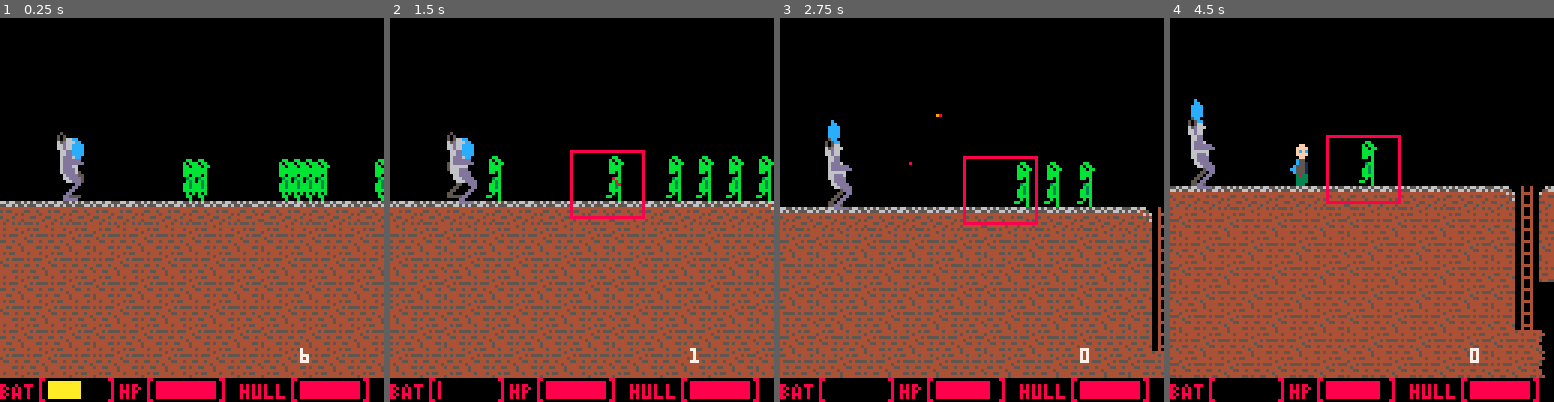
Above: before the commit, frames 1-4 (left to right).
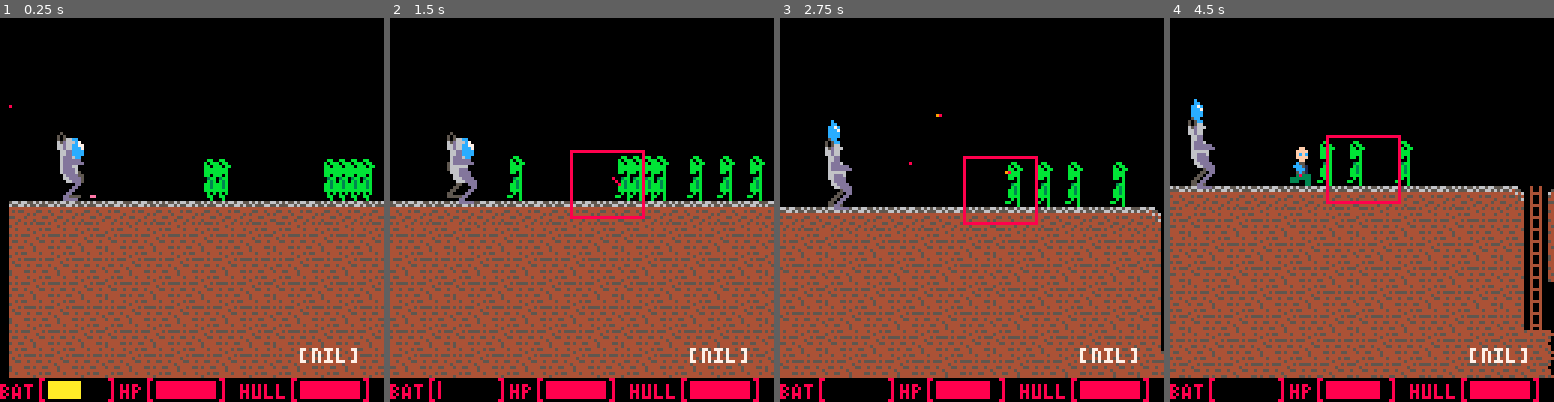
Above: after the commit, the same moments.

Repository: M2tias/LD39
Game: PICO-8 cartridge carts/mech.p8
The game is run twice, just before and just after one commit, with the same random seed, the same clock (stepped at 60 frames per second) and the same inputs.
Inputs:
- Up to frame 1 (0.25 s): no input
- Up to frame 2 (1.5 s): tap X (X key) at 0.33, 1.07 s; tap O (Z key) at 0.7 s
- Up to frame 3 (2.75 s): hold Right 1.6-2.1 s; tap O (Z key) at 1.7, 2.1, 2.5 s; tap X (X key) at 1.85 s; hold Up 2.15-2.42 s; hold Right from 2.47 s (still down)
- Up to frame 4 (4.5 s): tap O (Z key) every 0.4 s from 2.9 to 4.1 s; tap X (X key) at 2.97, 4.08 s; release Right at 3.03 s; hold Left 3.08-3.58 s; hold Down 3.63-3.97 s; hold Right from 4.02 s (still down)

The runs differ from the first frame. In frame 1, 18% of the frame differs, in the area x 0-100%, y 22-94%; in frame 2, 18%, in the area x 0-100%, y 32-94%; in frame 3, 16%; in frame 4, 18%.

Commit message:
OG enemy moving triggers, enemy health

Diff:
--- a/carts/mech.p8
+++ b/carts/mech.p8
@@ -10,6 +10,7 @@
 	+ good spacing
 	+ battery should last if good strat is used
 - overground enemies don't stay grouped up when coming to the screen
+- overground enemies need health and mech should deal more damage than char
 
 - p a r t i c l e s
 
@@ -21,7 +22,7 @@
 - jumping into the mech
 - picking up batteries
 - animate char's walking
-- animate shooting, mech --BUGGED to hell
+- animate shooting, mech --bugged to hell
 - animate walking, mech
 
 ]]--
@@ -36,7 +37,7 @@
 char.flipx = false
 char.jump = false
 char.hp = 10
-char.inv_time = 2
+char.inv_time = 1.3
 char.inv_timer = 0
 char.invulnerable = false
 char.shootframes = 0
@@ -49,7 +50,7 @@
 mech = {}
 mech.x = 0
 mech.y = 0
-mech.sprx = 20
+mech.sprx = 12 --60*8
 mech.spry = 11
 mech.battery = 6
 mech.hull = 10
@@ -75,9 +76,10 @@
 	}
 }
 
-bullets = {} -- {x, y, dir}
-rockets = {} -- {x, y, dx, dy, step, explode}
-enemies = {} -- {x, y, frame, maxframes, height, dir, animated, sprite, underground}
+bullets = {} -- {x, y, dir, damage}
+rockets = {} -- {x, y, dx, dy, step, explode, damage}
+enemies = {} -- {x, y, frame, maxframes, height, dir, animated, sprite, underground, health}
+og_moving = false -- true means overground enemies can move
 batteries = {} -- {x, y}
 
 
@@ -107,7 +109,8 @@
 					dir = false,
 					animated = true,
 					sprite = 74,
-					underground = false
+					underground = false,
+					health = 2
 				})
 				add(enemies, {
 					x = x*8+4,
@@ -118,7 +121,8 @@
 					dir = false,
 					animated = true,
 					sprite = 74,
-					underground = false
+					underground = false,
+					health = 2
 				})
 				mset(x, y, 0)
 			end
@@ -136,7 +140,8 @@
 					dir = false,
 					animated = true,
 					sprite = 106,
-					underground = true
+					underground = true,
+					health = 1
 				})
 				mset(x, y, 0)
 			end
@@ -169,13 +174,17 @@
 		char_update(current_t)
 		other_update()
 		bullet_update()
-		debug_text = mech.battery
+		--debug_text = mech.battery
 	end
 end
 
 function mech_update(current_t)
 	if(mech.battery > 0 and char.inside) then
-		mech.sprx = mech.sprx + 0.33
+		if(og_moving) then
+			mech.sprx = mech.sprx + 0.33
+		else
+			mech.sprx = mech.sprx + 0.9
+		end
 		if(btnp(4, 0)) then
 			mech_shoot()
 		elseif(btnp(5, 0)) then
@@ -302,7 +311,7 @@
 					end
 				end
 				--todo: detect collisions
-			else
+			elseif(og_moving) then
 				enemy.x = enemy.x - 0.5
 			end
 		end
@@ -330,7 +339,12 @@
 		for bullet in all(bullets) do
 			if(bullet.x+6 > enemy.x+2 and bullet.x+5 < (enemy.x+8)) then
 				if(bullet.y+1 > enemy.y and bullet.y+1 < enemy.y+8*enemy.height) then
-					del(enemies, enemy)
+					if(enemy.health <= bullet.damage) then
+						del(enemies, enemy)
+					else
+						enemy.health = enemy.health - bullet.damage
+					end
+
 					del(bullets, bullet)
 					sfx(2)
 				end
@@ -356,6 +370,16 @@
 			del(rockets, rocket)
 		end
 	end
+
+	--debug_text = og_moving
+	-- set overgound enemy moving flag. always at height = 3
+	if(get_flag(mech.sprx+4, 3*8, 6)) then
+		og_moving = not og_moving
+		mset((mech.sprx+4)/8, 3, 0)
+	elseif(get_flag(char.x+4, 3*8, 6)) then
+		og_moving = not og_moving
+		mset((char.x+4)/8, 3, 0)
+	end
 end
 
 function char_gravity()
@@ -376,6 +400,7 @@
 		char.jump = false
 	else
 		char.speed.y = char.speed.y + 0.5
+		if(char.speed.y > 4) then char.speed.y = 4 end
 	end
 end
 
@@ -452,20 +477,20 @@
 end
 
 function char_shoot()
-	add(bullets, {x = char.x, y = char.y+8, dir = char.flipx})
+	add(bullets, {x = char.x, y = char.y+8, dir = char.flipx, damage = 1})
 	char.shootframes = 3
 	sfx(1)
 end
 
 function mech_shoot()
-	add(bullets, {x = mech.sprx, y = mech.spry+7, dir = false})
+	add(bullets, {x = mech.sprx, y = mech.spry+7, dir = false, damage = 2})
 	sfx(1)
 	mech.battery = mech.battery - 1
 	mech.shooting = true
 end
 
 function mech_rockets()
-	add(rockets, {x = mech.sprx, y = mech.spry+1, dx = mech.sprx + 100, dy = mech.spry-mech.height, step = 1, explode = false})
+	add(rockets, {x = mech.sprx, y = mech.spry+1, dx = mech.sprx + 100, dy = mech.spry-mech.height, step = 1, explode = false, damage = 4})
 	sfx(1)
 	mech.battery = mech.battery - 2
 	mech.shooting = true
@@ -647,7 +672,7 @@
 			spr(96, char.x, char.y+8, 1, 1, char.flipx)
 			char.shootframes = char.shootframes - 1
 		else
-			-- TODO: twitches at the highest point of jump
+			-- todo: twitches at the highest point of jump
 			if(char.speed.x ~= 0 and not char.jump) then
 				char.frame = (char.frame + step) % #frames1
 				spr(64+frames1[char.frame+1], char.x, char.y, 1, 2, char.flipx)
@@ -768,12 +793,12 @@
 00ffff00000ff000000ff000000ff00000ffff006666000000ddd000555500000dddddd065d000000bb0bb000b0bb0000bb0bb0000000000004004000555aa50
 00fcfc0000ffff0000ffff0000ffff0000fcfc006666000000dddd00555500000ddddddd66d000000bbbb0000bb0bb000bbbb0000000000000400400055aa550
 00ffff0000fcfc0000fcfc0000fcfc0000ffff006666000000dddd00055550000000000066d000000bbbb0000bbbb0000bbbb000000000000040040005aa5550
-000ff00000ffff0000ffff0000ffff00000ff00066666000000dddd00055550000000000060000000bb0b0000bbbb0000bb0b00000000000004444000d5aa5d0
+000ff00000ffff0000ffff0000ffff00000ff00066666000000dddd00055550000000000060000000bb0b0000bbbb0000bb0b000000ee000004444000d5aa5d0
 00c55000000ff000000ff000000ff00000c55000666666000000dddd0005550000000000000000000000b0000bb0b0000000b00000000000004004000dd55ad0
 0cc5510000c550000cc5500000c5500000c551006666660000000ddd000055000000cc000c000000003bb000003bb000003bb000000000000000000000000000
-0cc551000ccc51000cc5510000c551000c55510066666600000000dd0005500000000cc00cc0000000b3b00000b3b00000b3b000000000000000000000000000
-0c55510000ccc10000cc510000cc5100cc5551006666660000000dd0005500000000cccccccc00000bb3b0000bb3b0000bb3b000000000000000000000000000
-00333300005c510000c5510000c551000c555100666666000000dd00055000000000cccccccc00000bb3b0000bb3b0000bb3b000000000000000000000000000
+0cc551000ccc51000cc5510000c551000c55510066666600000000dd0005500000000c700cc0000000b3b00000b3b00000b3b000000000000000000000000000
+0c55510000ccc10000cc510000cc5100cc5551006666660000000dd0005500000000cc77cc7c00000bb3b0000bb3b0000bb3b000000000000000000000000000
+00333300005c510000c5510000c551000c555100666666000000dd00055000000000ccc7ccc700000bb3b0000bb3b0000bb3b000000000000000000000000000
 003333300033333000333330003330000033330006666600000dd000550000000000cccccccc00000bbbb0000bbbb0000bbbb000000000000000000000000000
 00330330333333300033333303333000003333000666660000dd0000555550000000cccccccc000000b0b00000b0b00000b0b000000000000000000000000000
 00330330333003300330003303333300003333000066600000ddddd00000000000000cc00cc000000b000b0000bb0000bb00b000000000000000000000000000
@@ -860,37 +885,37 @@
 00000000000000000000000000000000000000000000000000000000000000000000000000000000000000000000000000000000000000000000000000000000
 
 __gff__
-0001010101010108000000000000000000010100000000000000000000000000000101000000000000000000000000000000000000000000000000000000000000000000000000000000100000000204000000000000000000000000000000000000000000000000000020000000000000000000000000000000000000000000
+0001010101010108000000000000000000010100000000000000000000000000000101000000000000000000000000000000000000000000000000000000000000000000000000000000100000400204000000000000000000000000000000000000000000000000000020000000000000000000000000000000000000000000
 0000000000000000000000000000000000000000000000000000000000000000000000000000000000000000000000000000000000000000000000000000000000000000000000000000000000000000000000000000000000000000000000000000000000000000000000000000000000000000000000000000000000000000
 __map__
 0000000000000000000000000000000000000000000000000000000000000000000000000000000000000000000000000000000000000000000000000000000000000000000000000000000000000000000000000000000000000000000000000000000000000000000000000000000000000000000000000000000000000000
 0000000000000000000000000000000000000000000000000000000000000000000000000000000000000000000000000000000000000000000000000000000000000000000000000000000000000000000000000000000000000000000000000000000000000000000000000000000000000000000000000000000000000000
-00000000000000004a0000004a4a00004a4a000000000000000000000000000000000000004a4a4a00004a00004a4a4a0000000000000000000000000000000000000000000000000000000000000000000000000000000000000000000000000000000000000000000000000000000000000000000000000000000000000000
-0000000000000000000000000000000000000000000000000000000000000000000000000000000000000000000000000000000000000000000000000000000000000000000000000000000000000000000000000000000000000000000000000000000000000000000000000000000000000000000000000000000000000000
-0102010201010201020102020102010201114e21021200220201020102010201020112002201020102010201114e210201020102110022014e0102010202020102010201020201020102010201020102010201020102010201020102010201020102010201020102010201020102010201020102010201020102010201020102
-0304030404030403040304040304030403034e03040300030403040304030403040304000403040304030403044e040304040304030003044e0304030304040304030403040403040304030403040304030403040304030403040304030403040304030403040304030403040304030403040304030403040304030403040304
-0403040303040304030403030403040304044e04030400040304030403040304030403000304030400000000034e0300000000000000044e4e0403040403030403040304030304030403040304030403040304030403040304030403040304030403040304030403040304030403040304030403040304030403040304030403
-0304030404030403040304040304030403034e03040300030403040304030403040304000403040000000000044e0400000000000000034e4e0304030304040304030403040403040304030403040304030403040304030403040304030403040304030403040304030403040304030403040304030403040304030403040304
-0403040303040304030403030403040304044e00000000040304030403040304030403000304000000040000034e0300070007000700044e030403040403030403040304030304030403040304030403040304030403040304030403040304030403040304030403040304030403040304030403040304030403040304030403
-0304030404030403040304040304030403034e00000707030403040304030403040304000000000004030000044e0400040403040304034e040304030304040304030403040403040304030403040304030403040304030403040304030403040304030403040304030403040304030403040304030403040304030403040304
-040304030304030403040303040304030404032433030403040304040304030403040300004f000403040000034e0300030304000000004e030403040403030403040304030304030403040304030403040304030403040304030403040304030403040304030403040304030403040304030403040304030403040304030403
-0304030404030403040304040304030403030424000000000000000000030403040304030403040304000000044e040004040000006a006a040304030304040304030403040403040304030403040304030403040304030403040304030403040304030403040304030403040304030403040304030403040304030403040304
-040304030304030403040303040304030404032400000000004f4f4f6a04030403040304030403044f4f0000034e03000300006a04030403030403040403030403040304030304030403040304030403040304030403040304030403040304030403040304030403040304030403040304030403040304030403040304030403
-030403040403040304030404030403040303040304030703040304030403040304030403040304004f030000044e040000006a0403040304040304030304040304030403040403040304030403040304030403040304030403040304030403040304030403040304030403040304030403040304030403040304030403040304
-0403040303040304030403030403040304040304030403040304030403040304030403040304030003040707034e0300006a040304030403030403040403030403040304030304030403040304030403040304030403040304030403040304030403040304030403040304030403040304030403040304030403040304030403
-0304030404030403040304040304030403030304040304030403040403030403040304030403040004030403044e04000004030403040304040304030304040304030403040403040304030403040304030403040304030403040304030403040304030403040304030403040304030403040304030403040304030403040304
-0403040303040304030403030403040304040403040403040304030304040304030403040304030000000000004e03040303040304030403030403040403030403040304030304030403040304030403040304030403040304030403040304030403040304030403040304030403040304030403040304030403040304030403
-0304030404030403040304040304030403030404030404030403040403030403040304030403040000006a00004e04030404030403040304040304030304040304030403040403040304030403040304030403040304030403040304030403040304030403040304030403040304030403040304030403040304030403040304
-0403040303040304030403030403040304040304030403040304030403040304030403040304030403040304030403040303040304030403030403040403030403040304030304030403040304030403040304030403040304030403040304030403040304030403040304030403040304030403040304030403040304030403
-0304030404030403040304040304030403030403040304030403040304030403040304030403040304030403040304030404030403040304040304030304040304030403040403040304030403040304030403040304030403040304030403040304030403040304030403040304030403040304030403040304030403040304
-0403040303040304030403030403040304030403030403040304030403040304040304030403040304030403040304040303040304030403030403040403030403040304030304030403040304030403040304030403040304030403040304030403040304030403040304030403040304030403040304030403040304030403
-0304030304040304030403040304030403040304030403040304030403040304030403040304030403040304030403030304040304030403040304030303040403040304030403040304030403040304030403040304030403040304030403040304030403040304030403040304030403040304030403040304030403040304
-0403040304030403040304030403040304030403040304030403040304030403040304030403040304030403040304030403040304030403040304030403040304030403040304030403040304030403040304030403040304030403040304030403040304030403040304030403040304030403040304030403040304030403
-0304030403040304030403040304030403040304030403040304030403040304030403040304030403040304030403040304030403040304030403040304030403040304030403040304030403040304030403040304030403040304030403040304030403040304030403040304030403040304030403040304030403040304
-0403040304030403040304030403040304030403040304030403040304030403040304030403040304030403040304030403040304030403040304030403040304030403040304030403040304030403040304030403040304030403040304030403040304030403040304030403040304030403040304030403040304030403
-0304030403040304030403040304030403040304030403040304030403040304030403040304030403040304030403040304030403040304030403040304030403040304030403040304030403040304030403040304030403040304030403040304030403040304030403040304030403040304030403040304030403040304
-0403040304030403040304030403040304030403040304030403040304030403040304030403040304030403040304030403040304030403040304030403040304030403040304030403040304030403040304030403040304030403040304030403040304030403040304030403040304030403040304030403040304030403
-0304030403040304030403040304030403040304030403040304030403040304030403040304030403040304030403040304030403040304030403040304030403040304030403040304030403040304030403040304030403040304030403040304030403040304030403040304030403040304030403040304030403040304
+00000000000000004a000000004a4a004a4a000000000000000000000000000000000000004a4a4a00004a00004a4a4a00000000000000000000004a4a00004a4a4a4a004a0000000000000000000000000000000000000000000000000000000000000000000000000000000000000000000000000000000000000000000000
+0000004d000000000000000000000000000000004d00000000000000004d00000000000000000000000000004d0000000000004d000000000000000000000000004d0000000000000000000000000000000000000000000000000000000000000000000000000000000000000000000000000000000000000000000000000000
+0102010201010201020102020102010201114e21021200220201020102010201020112002201020102010201114e210201020102110022114e2102010202020102014e01021100000022010201020102010201020102010201020102010201020102010201020102010201020102010201020102010201020102010201020102
+0304030404030403040304040304030403034e03040300030403040304030403040304000403040304030403044e040304040304030003044e0304030304040304034e03040400000004030403040304030403040304030403040304030403040304030403040304030403040304030403040304030403040304030403040304
+0403040303040304030403030403040304044e04030400040304030403040304030403000304030400000000034e0300000000000000044e4e0403040403000000004e00030307000003040304030403040304030403040304030403040304030403040304030403040304030403040304030403040304030403040304030403
+0304030404030403040304040304030403034e03040300030403040304030403040304000403040000000000044e0400000000000000034e4e03040303044e6a6a6a4e6a040403000004030403040304030403040304030403040304030403040304030403040304030403040304030403040304030403040304030403040304
+0403040303040304030403030403040304044e00000000040304030403040304030403000304000000040000034e0300074f07000700044e0304030404034e0403040304030300000003040304030403040304030403040304030403040304030403040304030403040304030403040304030403040304030403040304030403
+0304030404030403040304040304030403034e00000707030403040304030403040304000000000004030000044e0400040403040304034e0403040303044e0304030403040400000004030403040304030403040304030403040304030403040304030403040304030403040304030403040304030403040304030403040304
+040304030304030403040303040304030404032433030403040304040304030403040300004f000403040000034e0300030304000000004e0304030404034e0403040304030300000003040304030403040304030403040304030403040304030403040304030403040304030403040304030403040304030403040304030403
+0304030404030403040304040304030403030424000000000000000000030403040304030403040304000000044e0400040400004f6a006a0403040303044e0304030403040400000004030403040304030403040304030403040304030403040304030403040304030403040304030403040304030403040304030403040304
+040304030304030403040303040304030404032400000000004f4f4f6a0403040304030403040304004f0000034e03000300006a040304030304030404034e0403040304030300070703040304030403040304030403040304030403040304030403040304030403040304030403040304030403040304030403040304030403
+030403040403040304030404030403040303040304030703040304030403040304030403040304004f030000044e040000006a04034e0000000000000000000304030403040400040304030403040304030403040304030403040304030403040304030403040304030403040304030403040304030403040304030403040304
+0403040303040304030403030403040304040304030403040304030403040304030403040304030003040707034e0300006a0403044e6a6a6a6a6a6a6a6a6a0403040304030300000003040304030403040304030403040304030403040304030403040304030403040304030403040304030403040304030403040304030403
+0304030404030403040304040304030403030304040304030403040403030403040304030403040004030403044e044f00040304034e0304040304030404040304030403040400000004030403040304030403040304030403040304030403040304030403040304030403040304030403040304030403040304030403040304
+0403040303040304030403030403040304040403040403040304030304040304030403040304030000000000004e030403030403044e0403030403040303030403040304030300000003040304030403040304030403040304030403040304030403040304030403040304030403040304030403040304030403040304030403
+0304030404030403040304040304030403030404030404030403040403030403040304030403040000006a00004e040304040304034e0304040304030404040304030403040400000004030403040304030403040304030403040304030403040304030403040304030403040304030403040304030403040304030403040304
+04030403030403040304030304030403040403040304030403040304030403040304030403040304030403040304030403030403044e0000000000000000000003040304030300000003040304030403040304030403040304030403040304030403040304030403040304030403040304030403040304030403040304030403
+03040304040304030403040403040304030304030403040304030403040304030403040304030403040304030403040300000000004e0000000000000000000000030403040400000004030403040304030403040304030403040304030403040304030403040304030403040304030403040304030403040304030403040304
+04030403030403040304030304030403040304030304030403040304030403040403040304030403040304030000000000000000004e4f6a6a6a6a6a6a6a000000040304030307000003040304030403040304030403040304030403040304030403040304030403040304030403040304030403040304030403040304030403
+03040303040403040304030403040304030403040304030403040304030403040304030403040304030403044e004f004f04040303040304030303040303000000000004030403000004030403040304030403040304030403040304030403040304030403040304030403040304030403040304030403040304030403040304
+04030403040304030403040304030403040304030403040304030403040304030403040304030403040304034e030403040304030403040304030403040300004f000000040300000003040304030403040304030403040304030403040304030403040304030403040304030403040304030403040304030403040304030403
+03040304030403040304030403040304030403040304030403040304030403040304030403040304030403044e0403040304030403030403040403040304000003000000000400000004030403040304030403040304030403040304030403040304030403040304030403040304030403040304030403040304030403040304
+04030403040304030403040304030403040304030403040304030403040304030403040304030403040304034e0000000000000000000000000000000000000003000000000300000003040304030403040304030403040304030403040304030403040304030403040304030403040304030403040304030403040304030403
+03040304030403040304030403040304030403040304030403040304030403040304030403040304030403044e0000000000000000000000000000000000000303000300000000000004030403040304030403040304030403040304030403040304030403040304030403040304030403040304030403040304030403040304
+0403040304030403040304030403040304030403040304030403040304030403040304030403040304030403040304030403040307070707070707070707070704000400000000000703040304030403040304030403040304030403040304030403040304030403040304030403040304030403040304030403040304030403
+0304030403040304030403040304030403040304030403040304030403040304030403040304030403040304030403040304030403040304030403040304030403070307030000070304030403040304030403040304030403040304030403040304030403040304030403040304030403040304030403040304030403040304
 0403040304030403040304030403040304030403040304030403040304030403040304030403040304030403040304030403040304030403040304030403040304030403040304030403040304030403040304030403040304030403040304030403040304030403040304030403040304030403040304030403040304030403
 0304030403040304030403040304030403040304030403040304030403040304030403040304030403040304030403040304030403040304030403040304030403040304030403040304030403040304030403040304030403040304030403040304030403040304030403040304030403040304030403040304030403040304
 0403040304030403040304030403040304030403040304030403040304030403040304030403040304030403040304030403040304030403040304030403040304030403040304030403040304030403040304030403040304030403040304030403040304030403040304030403040304030403040304030403040304030403
Not shown, changed: config.txt
